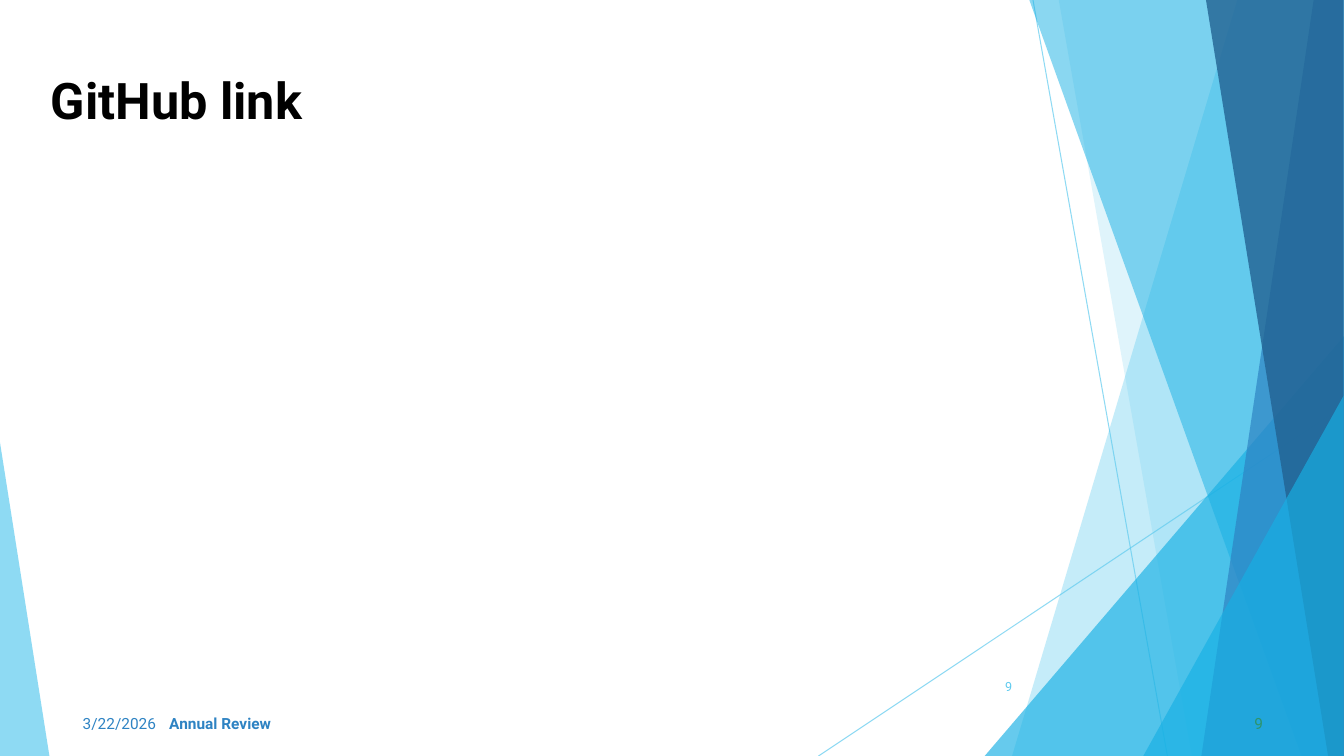
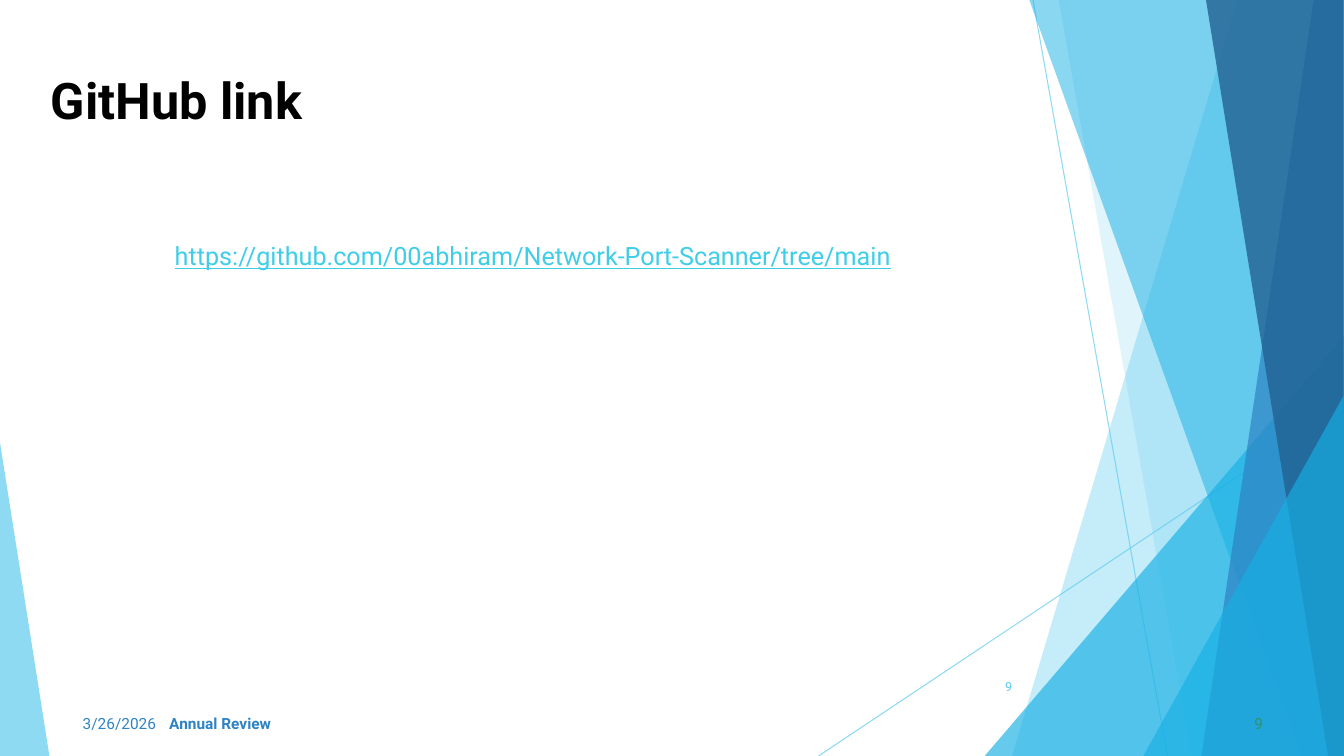
Before and after one commit to 00abhiram/Network-Port-Scanner, a slide deck: slide 9 of Project-1 ppt.pptx. Drawn at 1344x756 pixels with LibreOffice and Linux fonts; fonts in the diff are those of the drawing. Boxes give left, top, right and bottom in pixels: in the first picture for what was removed or moved away, otherwise in the second. Text is boxed around its words. In the diff, an @@ line names an element or a change of style, - is before the commit and + after.

```diff
--- a/Project-1 ppt.pptx
+++ b/Project-1 ppt.pptx
@@ text added at [175, 246, 891, 271], 18 pt, text #3FCDE7, underline @@
+https://github.com/00abhiram/Network-Port-Scanner/tree/main
@@ text at [83, 718, 156, 730]: text changed @@
-3/22/2026
+3/26/2026
```
Also in this commit, not shown: 8 other slides changed.
